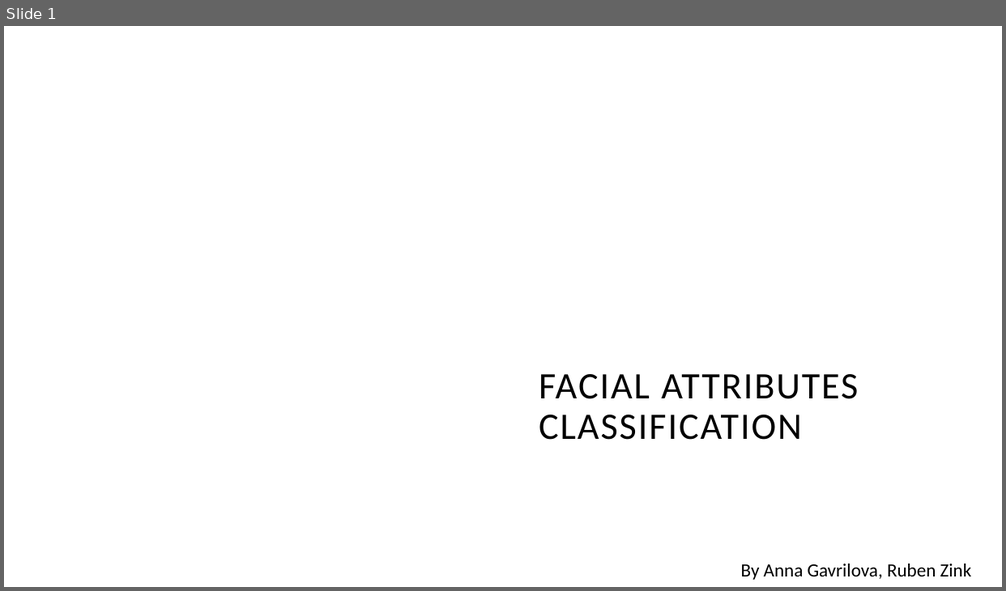
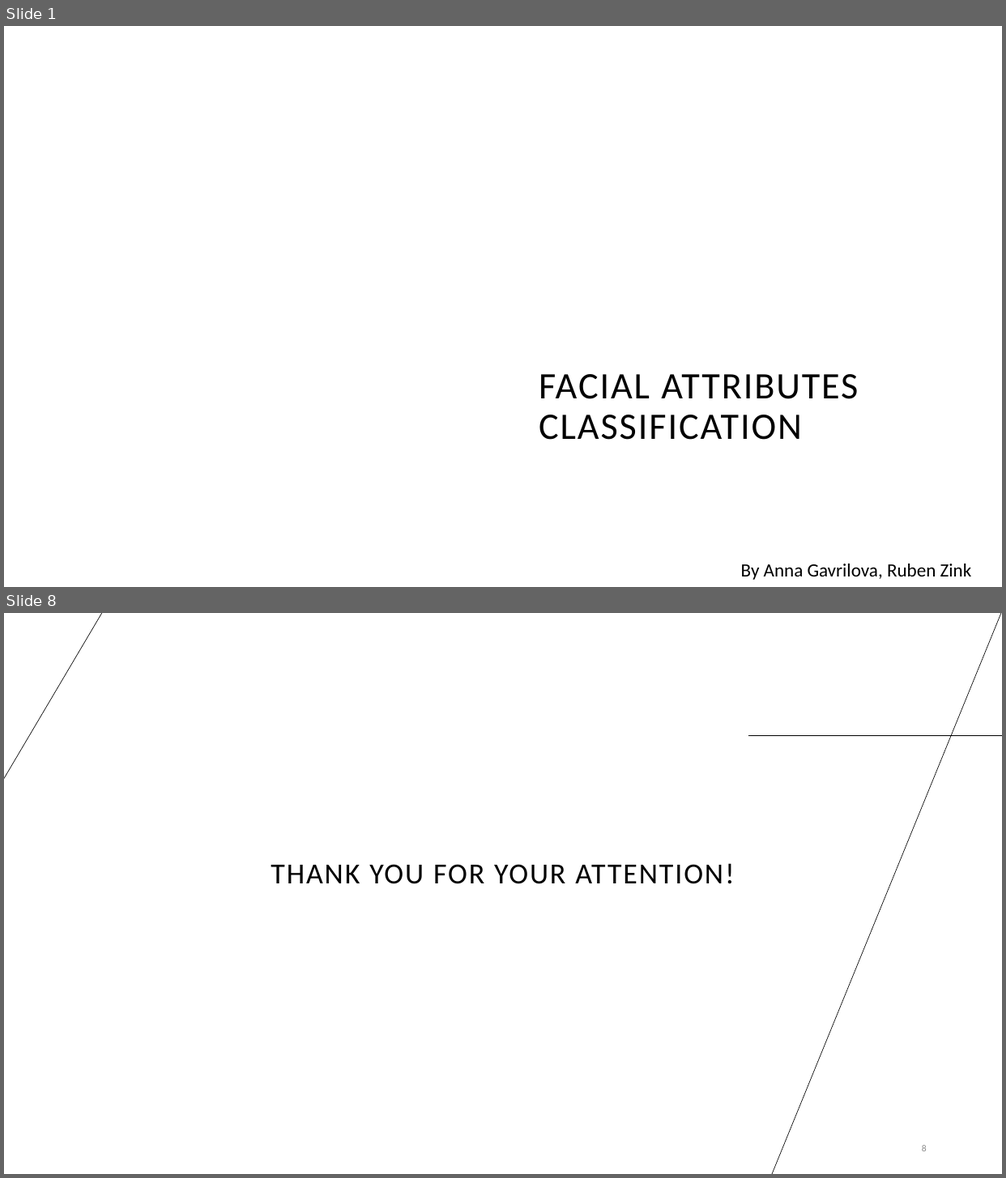
Before and after one commit to 176567/DeepLearningProject, a slide deck: FACIALATTRIBUTES-DL.pptx. Shown one above the other, each under a label of ours: slide 1 before the commit, slides 1 and 8 after it; the slides between them are not shown. The pictures are 1006x591 and 1006x1178 pixels, drawn with LibreOffice and Linux fonts; fonts in the diff are those of the drawing; background and template pictures are left out. Boxes give left, top, right and bottom in pixels: in the first picture for what was removed or moved away, otherwise in the second. Text is boxed around its words. In the diff, an @@ line names an element or a change of style, - is before the commit and + after.

```diff
--- a/FACIALATTRIBUTES-DL.pptx
+++ b/FACIALATTRIBUTES-DL.pptx
@@ slide 8 added at [4,613,1002,1174], background #FFFFFF @@
@@ line added from (4, 778) to (103, 613), #000000 0.5 pt @@
@@ line added from (1002, 613) to (772, 1174), #000000 0.5 pt @@
@@ line added from (749, 736) to (1002, 736), #000000 0.5 pt @@
@@ title added at [270,863,734,884], 28 pt, text #000000 @@
+THANK YOU FOR YOUR ATTENTION!
@@ page number added at [922,1145,927,1152], 9 pt, text #8C8C8C @@
+8
```
Also in this commit, not shown: 1 slide changed, 5 other slides added, 1 slide removed.
